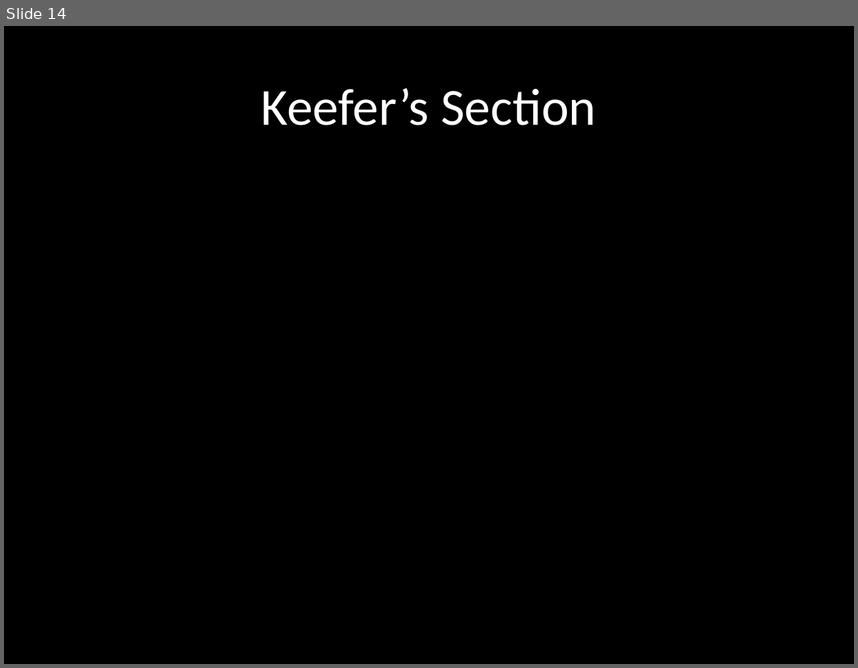
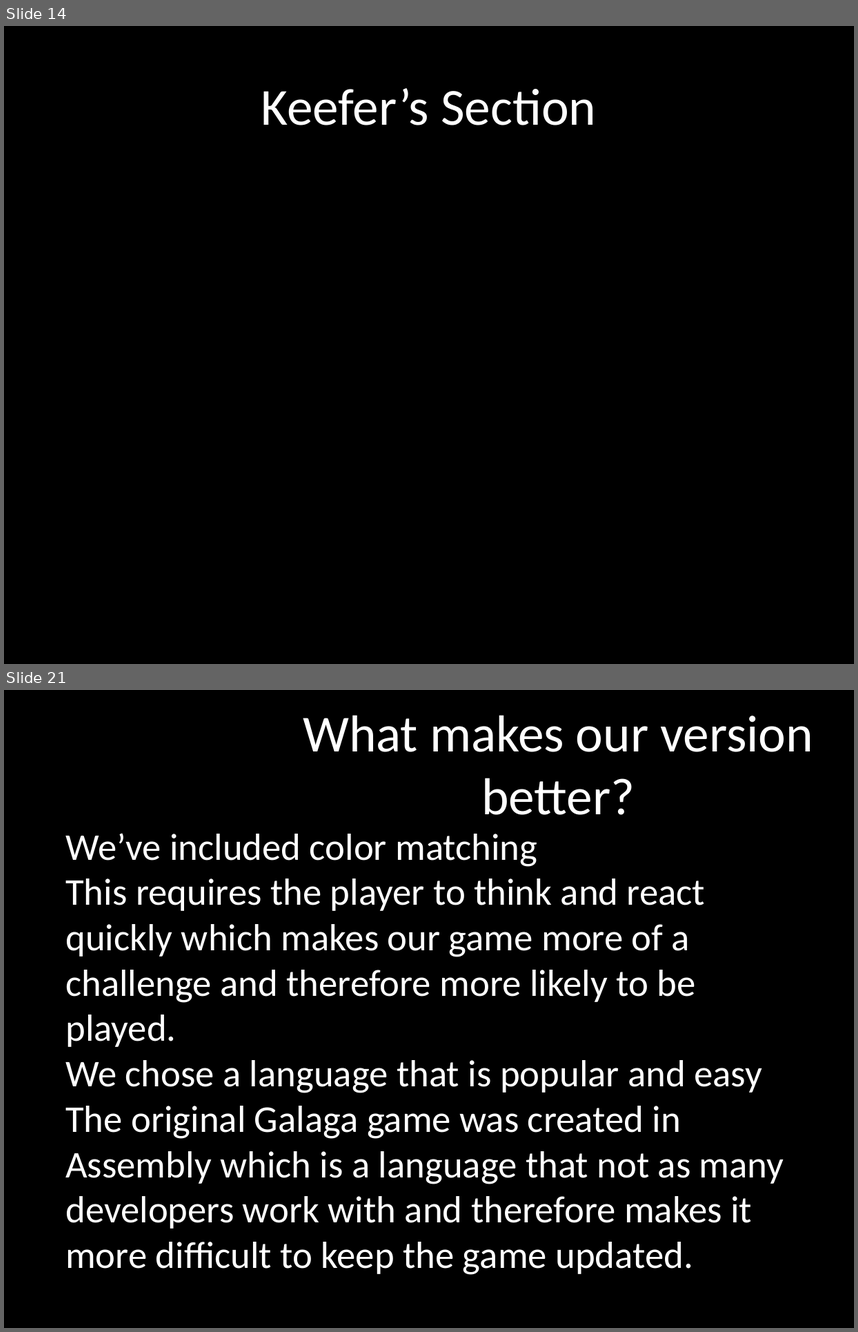
Before and after one commit to terrencepreilly/CPS410, a slide deck: final_presentation/Presentation.pptx. Shown one above the other, each under a label of ours: slide 14 before the commit, slides 14 and 21 after it; the slides between them are not shown. The pictures are 858x668 and 858x1332 pixels, drawn with LibreOffice and Linux fonts; fonts in the diff are those of the drawing. Boxes give left, top, right and bottom in pixels: in the first picture for what was removed or moved away, otherwise in the second. Text is boxed around its words. In the diff, an @@ line names an element or a change of style, - is before the commit and + after.

```diff
--- a/final_presentation/Presentation.pptx
+++ b/final_presentation/Presentation.pptx
@@ slide 21 added at [4, 690, 854, 1328], background #000000 @@
@@ title added at [303, 715, 813, 815], 44 pt, text #FFFFFF @@
+What makes our version better?
@@ text added at [65, 833, 784, 1274], 32 pt, text #FFFFFF @@
+We’ve included color matching
+  This requires the player to think and react quickly which makes our game more of a challenge and therefore more likely to be played.
+We chose a language that is popular and easy
+  The original Galaga game was created in Assembly which is a language that not as many developers work with and therefore makes it more difficult to keep the game updated.
```
Also in this commit, not shown: 3 other slides added, 4 slides removed, 1 other file.
